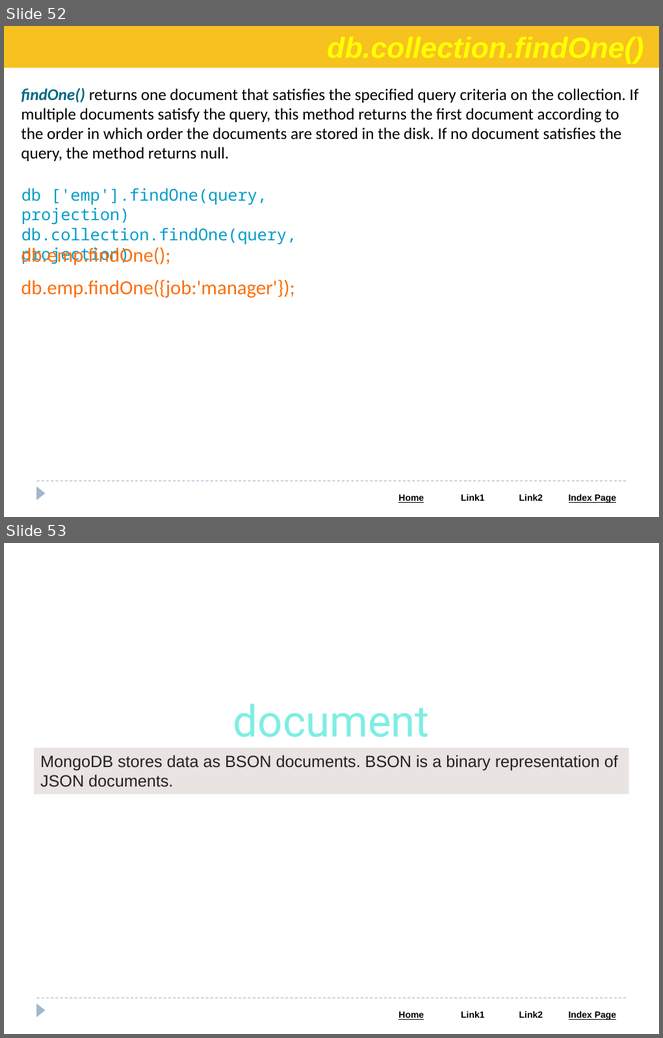
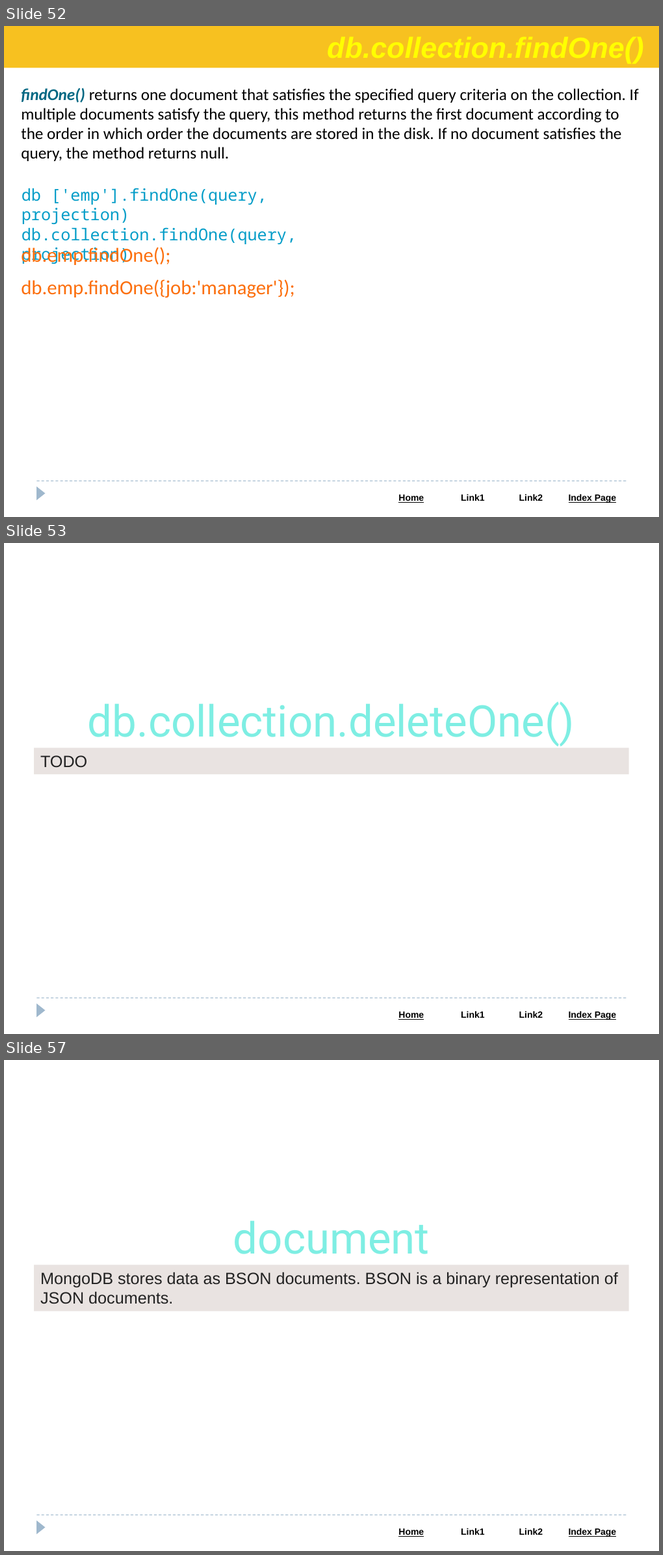
Before and after one commit to Saleel-Bagde/PPT-s, a slide deck: MongoDB PPT.pptx. Shown one above the other, each under a label of ours: slides 52 and 53 before the commit, slides 52, 53 and 57 after it; the slides between them are not shown. The pictures are 663x1038 and 663x1555 pixels, drawn with LibreOffice and Linux fonts; fonts in the diff are those of the drawing. Boxes give left, top, right and bottom in pixels: in the first picture for what was removed or moved away, otherwise in the second. Text is boxed around its words. In the diff, an @@ line names an element or a change of style, - is before the commit and + after.

```diff
--- a/MongoDB PPT.pptx
+++ b/MongoDB PPT.pptx
@@ slide 53 added at box(4, 543, 659, 1034), background #FFFFFF; not listed: 3 template elements that a slide beside it also shows @@
@@ text added at box(88, 702, 575, 746), 48 pt, text #7EEEE3 @@
+db.collection.deleteOne()
@@ rectangle added at box(34, 748, 629, 774), fill #E9E3E1, 18 pt, text #222222 @@
+TODO
@@ what was slide 53 is now slide 57 @@
```
Also in this commit, not shown: 3 other slides added.
